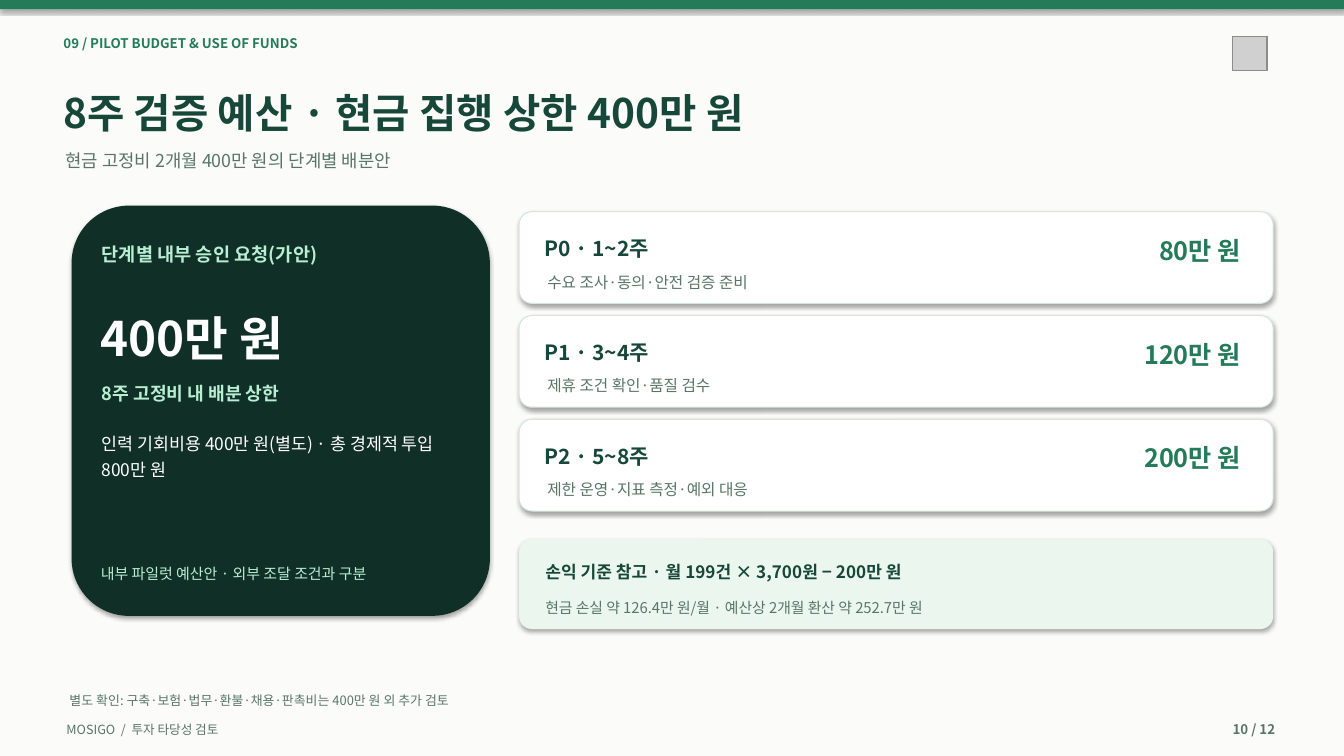
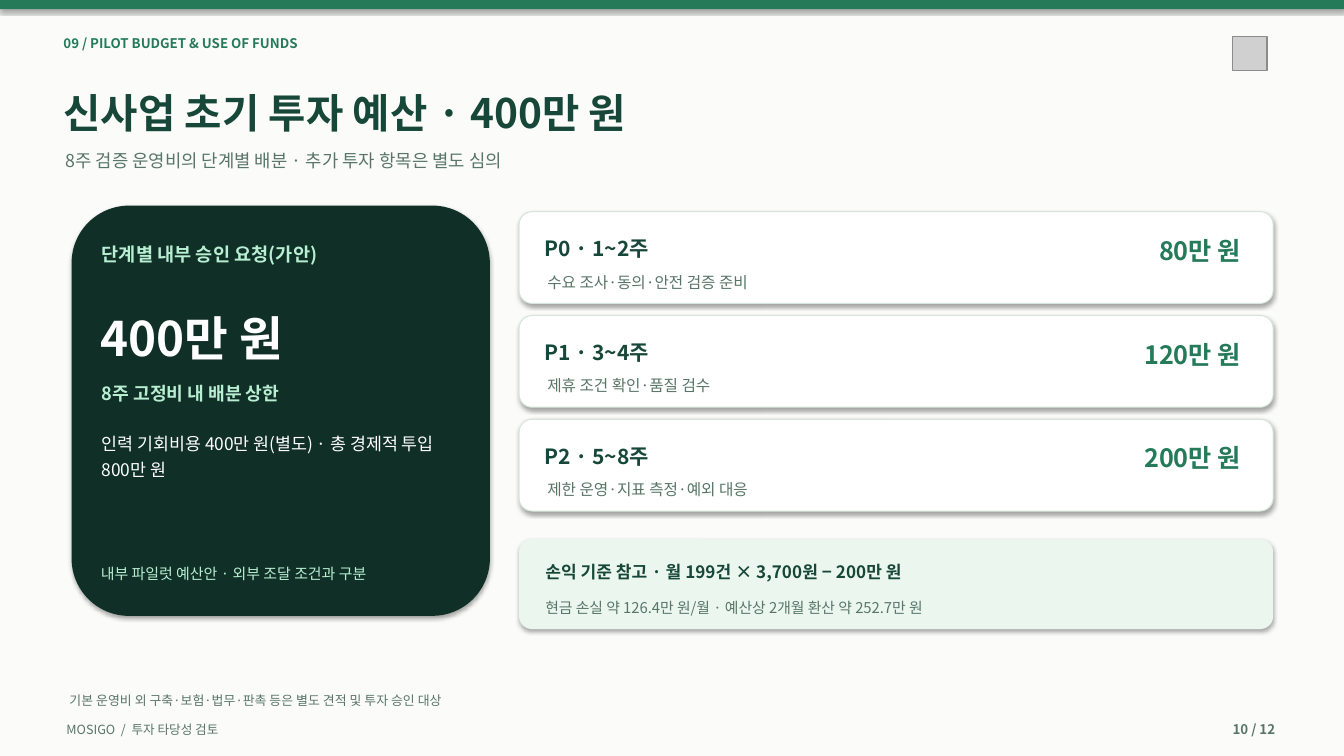
Before and after one commit to dohyunkimmm/mosigo-case-study, a slide deck: slide 10 of downloads/MOSIGO_IR_Investment_Review_12slides.pptx. Drawn at 1344x756 pixels with LibreOffice and Linux fonts; fonts in the diff are those of the drawing; grey boxes stand for pictures. Boxes give left, top, right and bottom in pixels: in the first picture for what was removed or moved away, otherwise in the second. Text is boxed around its words. In the diff, an @@ line names an element or a change of style, - is before the commit and + after.

```diff
--- a/downloads/MOSIGO_IR_Investment_Review_12slides.pptx
+++ b/downloads/MOSIGO_IR_Investment_Review_12slides.pptx
@@ text at (63, 94, 626, 132): text changed @@
-8주 검증 예산 · 현금 집행 상한 400만 원
+신사업 초기 투자 예산 · 400만 원
@@ text at (65, 152, 502, 169): text changed @@
-현금 고정비 2개월 400만 원의 단계별 배분안
+8주 검증 운영비의 단계별 배분 · 추가 투자 항목은 별도 심의
@@ text at (69, 694, 442, 706): text changed @@
-별도 확인: 구축·보험·법무·환불·채용·판촉비는 400만 원 외 추가 검토
+기본 운영비 외 구축·보험·법무·판촉 등은 별도 견적 및 투자 승인 대상
```
Also in this commit, not shown: 11 other slides changed, 25 other files.
